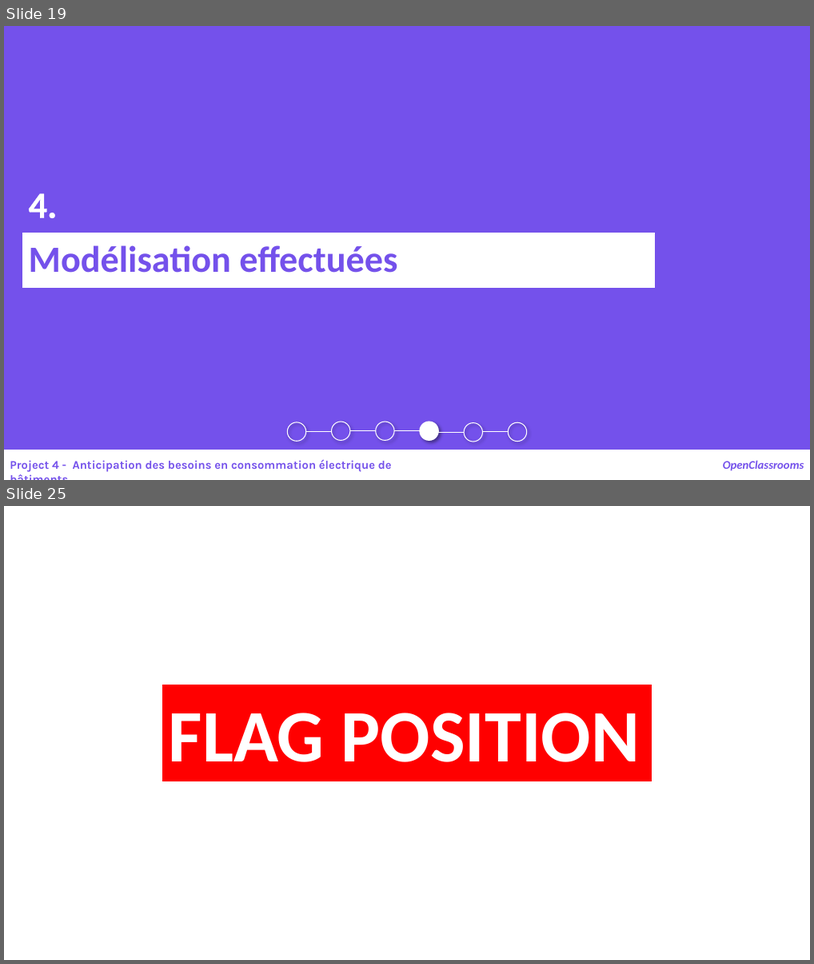
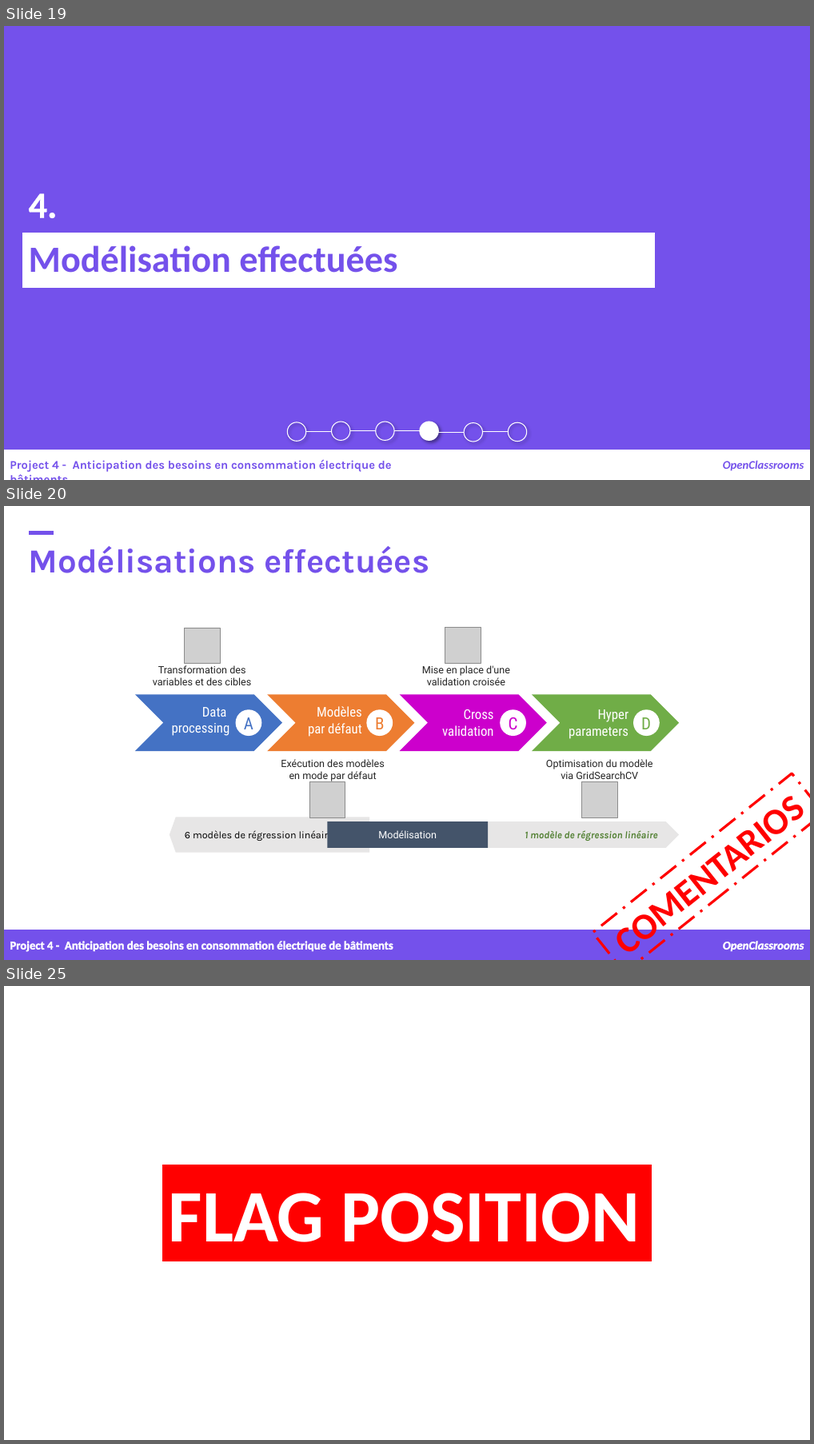
Before and after one commit to samirhinojosa/OC-P4-consumption-needs-of-buildings, a slide deck: supports/P4_presentation v1.pptx. Shown one above the other, each under a label of ours: slides 19 and 25 before the commit, slides 19, 20 and 25 after it; the slides between them are not shown. The pictures are 814x964 and 814x1444 pixels, drawn with LibreOffice and Linux fonts; fonts in the diff are those of the drawing; grey boxes stand for pictures; background and template pictures are left out. Boxes give left, top, right and bottom in pixels: in the first picture for what was removed or moved away, otherwise in the second. Text is boxed around its words. In the diff, an @@ line names an element or a change of style, - is before the commit and + after.

```diff
--- a/supports/P4_presentation v1.pptx
+++ b/supports/P4_presentation v1.pptx
@@ slide 20 added at [4,506,810,960], background picture (left out) @@
@@ text added at [29,546,430,573], 40 pt, text #7451EB, bold @@
+Modélisations effectuées
@@ rectangle added at [29,531,53,535], fill #7451EB, outline #7451EB 1 pt @@
@@ picture added at [184,628,220,664] @@
@@ picture added at [445,627,481,663] @@
@@ text added at [153,665,251,685], 12 pt, text #252525 @@
+Transformation des variables et des cibles
@@ text added at [422,665,510,685], 12 pt, text #252525 @@
+Mise en place d'une validation croisée
@@ chevron added at [135,694,283,751], fill #4472C4 @@
@@ chevron added at [267,694,414,751], fill #ED7D31 @@
@@ chevron added at [400,694,547,751], fill #CC00CC @@
@@ chevron added at [532,694,680,751], fill #70AD47 @@
@@ text added at [172,707,230,736], 16 pt, text #FFFFFF @@
+Data
+processing
@@ ellipse added at [236,709,262,736], fill #FFFFFF @@
@@ text added at [244,717,254,729], 20 pt, text #4472C4 @@
+A
@@ text added at [308,706,362,736], 16 pt, text #FFFFFF @@
+Modèles
+par défaut
@@ ellipse added at [367,709,393,736], fill #FFFFFF @@
@@ text added at [375,717,384,729], 20 pt, text #ED7D31 @@
+B
@@ text added at [442,709,494,736], 16 pt, text #FFFFFF @@
+Cross validation
@@ ellipse added at [500,709,526,736], fill #FFFFFF @@
@@ text added at [509,717,518,730], 20 pt, text #CC00CC @@
+C
@@ text added at [569,709,630,739], 16 pt, text #FFFFFF @@
+Hyper parameters
@@ ellipse added at [634,709,660,736], fill #FFFFFF @@
@@ text added at [642,717,651,729], 20 pt, text #70AD47 @@
+D
@@ text added at [281,759,385,782], 12 pt, text #252525 @@
+Exécution des modèles en mode par défaut
@@ text added at [546,759,654,782], 12 pt, text #252525 @@
+Optimisation du modèle via GridSearchCV
@@ picture added at [310,782,345,817] @@
@@ picture added at [582,782,618,817] @@
@@ rectangle added at [593,773,810,960], outline #FF0000 3 pt dashed, 44 pt, text #FF0000, bold @@
+COMENTARIOS
@@ pentagon arrow added at [135,821,405,847], fill #E7E6E6, 12 pt, text #000000 @@
+6 modèles de régression linéaire
@@ rectangle added at [328,821,489,847], fill #44546A, 12 pt, text #FFFFFF @@
+Modélisation
@@ pentagon arrow added at [410,821,679,847], fill #E7E6E6, 12 pt, text #548235, bold, italic @@
+1 modèle de régression linéaire
@@ rectangle added at [4,929,810,960], fill #7451EB, outline #7451EB 1 pt @@
@@ text added at [10,940,394,952], 14 pt, text #FFFFFF, bold @@
+Project 4 - Anticipation des besoins en consommation électrique de bâtiments
@@ text added at [723,940,805,951], 14 pt, text #FFFFFF, bold, italic @@
+OpenClassrooms
```
Also in this commit, not shown: 12 slides changed, 1 other slide added, 2 slides removed, 42 other files.
